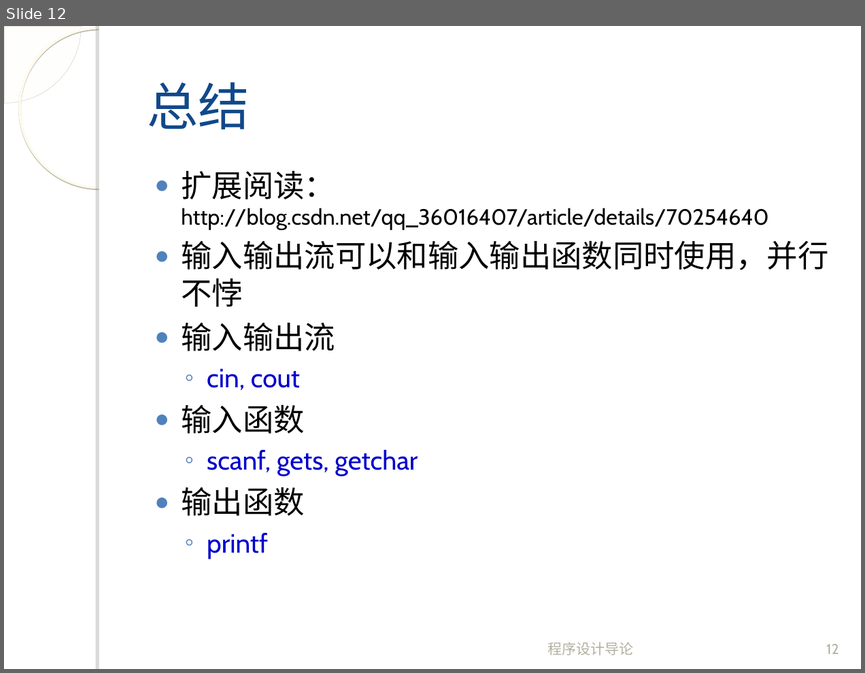
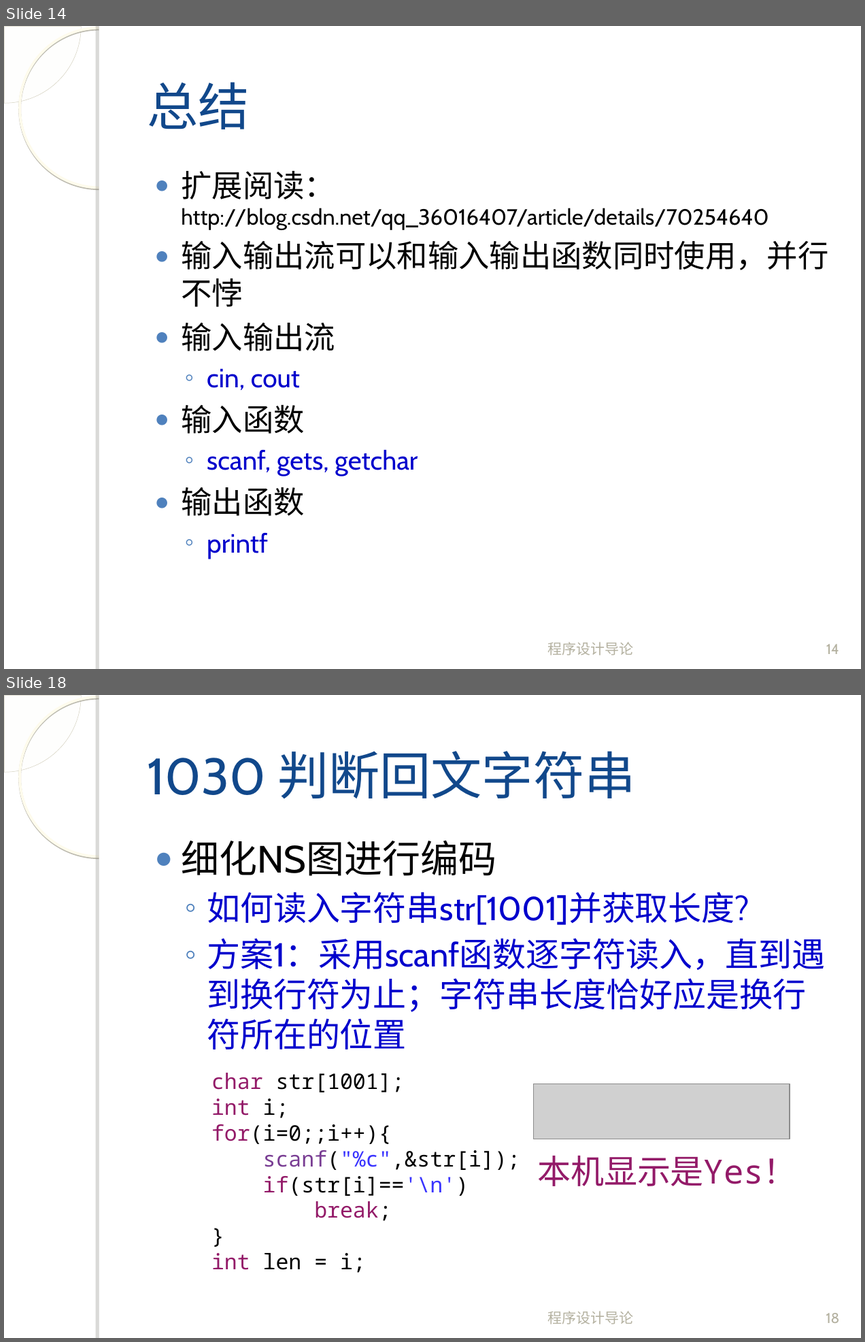
Before and after one commit to fanju1984/introduction-to-programming, a slide deck: introduction-to-programming/slides/2017/Dis02.ppt. Shown one above the other, each under a label of ours: slide 12 before the commit, slides 14 and 18 after it; the slides between them are not shown. The pictures are 865x673 and 865x1342 pixels, drawn with LibreOffice and Linux fonts; fonts in the diff are those of the drawing; grey boxes stand for pictures; background and template pictures are left out. Boxes give left, top, right and bottom in pixels: in the first picture for what was removed or moved away, otherwise in the second. Text is boxed around its words. In the diff, an @@ line names an element or a change of style, - is before the commit and + after.

```diff
--- a/introduction-to-programming/slides/2017/Dis02.ppt
+++ b/introduction-to-programming/slides/2017/Dis02.ppt
@@ slide 18 added at [4, 695, 861, 1338], background picture (left out); not listed: 4 template elements that a slide beside it also shows @@
@@ title added at [147, 751, 635, 799], 43 pt, text #11488B @@
+1030 判断回文字符串
@@ text added at [181, 840, 825, 1049], 28 pt, text #0000CC @@
+● 细化NS图进行编码
+  ◦ 如何读入字符串str[1001]并获取长度?
+  ◦ 方案1：采用scanf函数逐字符读入，直到遇到换行符为止；字符串长度恰好应是换行符所在的位置
@@ text added at [211, 1072, 520, 1272], 18 pt, text #000000 @@
+char str[1001];
+int i;
+for(i=0;;i++){
+scanf("%c",&str[i]);
+if(str[i]=='\n')
+break;
+}
+int len = i;
@@ picture added at [534, 1084, 789, 1139] @@
@@ text added at [537, 1155, 797, 1186], 28 pt, text #931A68 @@
+本机显示是Yes！
@@ text added at [548, 1310, 634, 1324], 12 pt, text #B4B1A0 @@
+程序设计导论
@@ page number added at [825, 1312, 839, 1323], 12 pt, text #B4B1A0 @@
+18
@@ what was slide 12 is now slide 14 @@
@@ page number at [826, 643, 839, 654]: text changed @@
-12
+14
```
Also in this commit, not shown: 1 slide changed, 26 other slides added, 2 other files.
